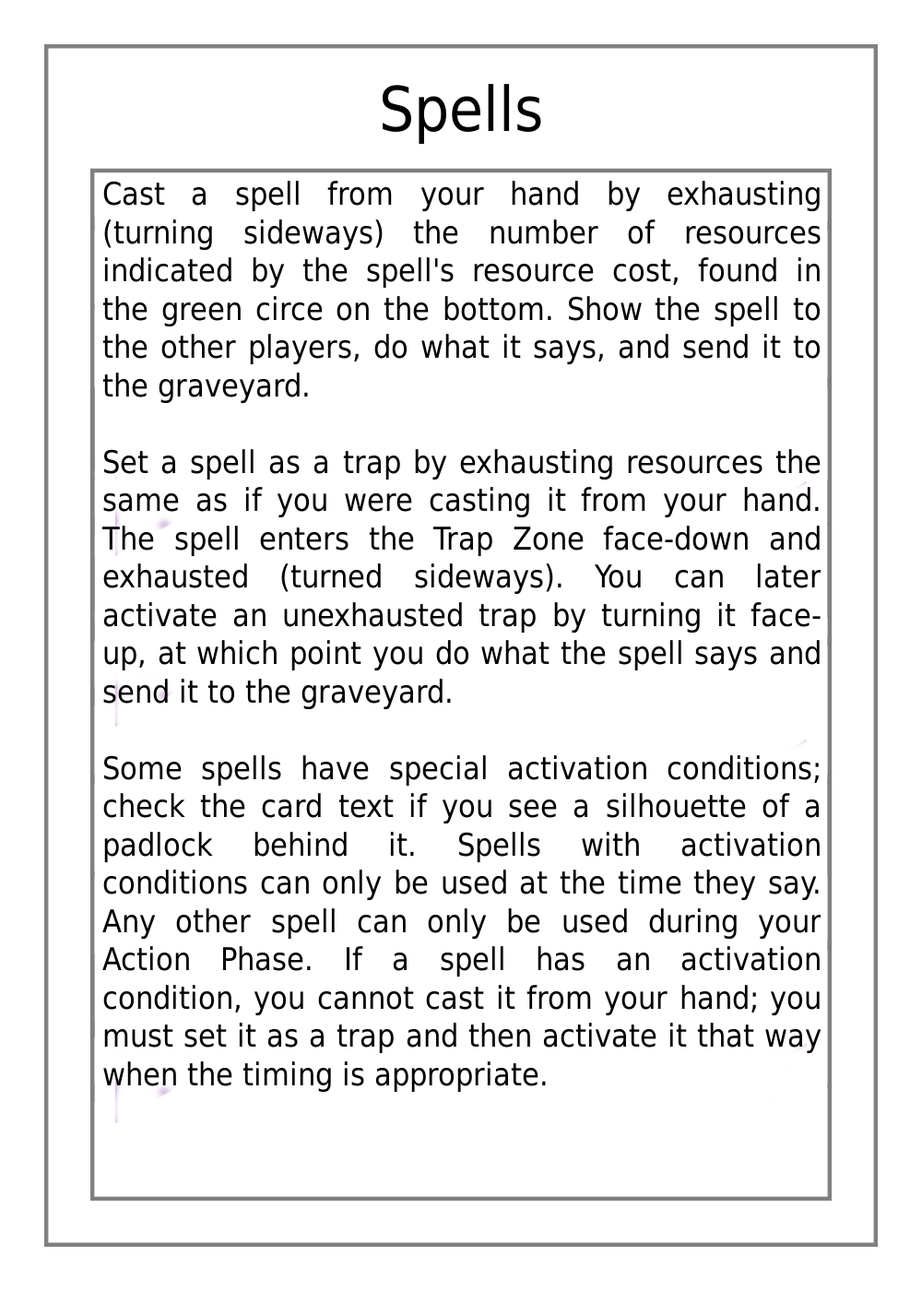
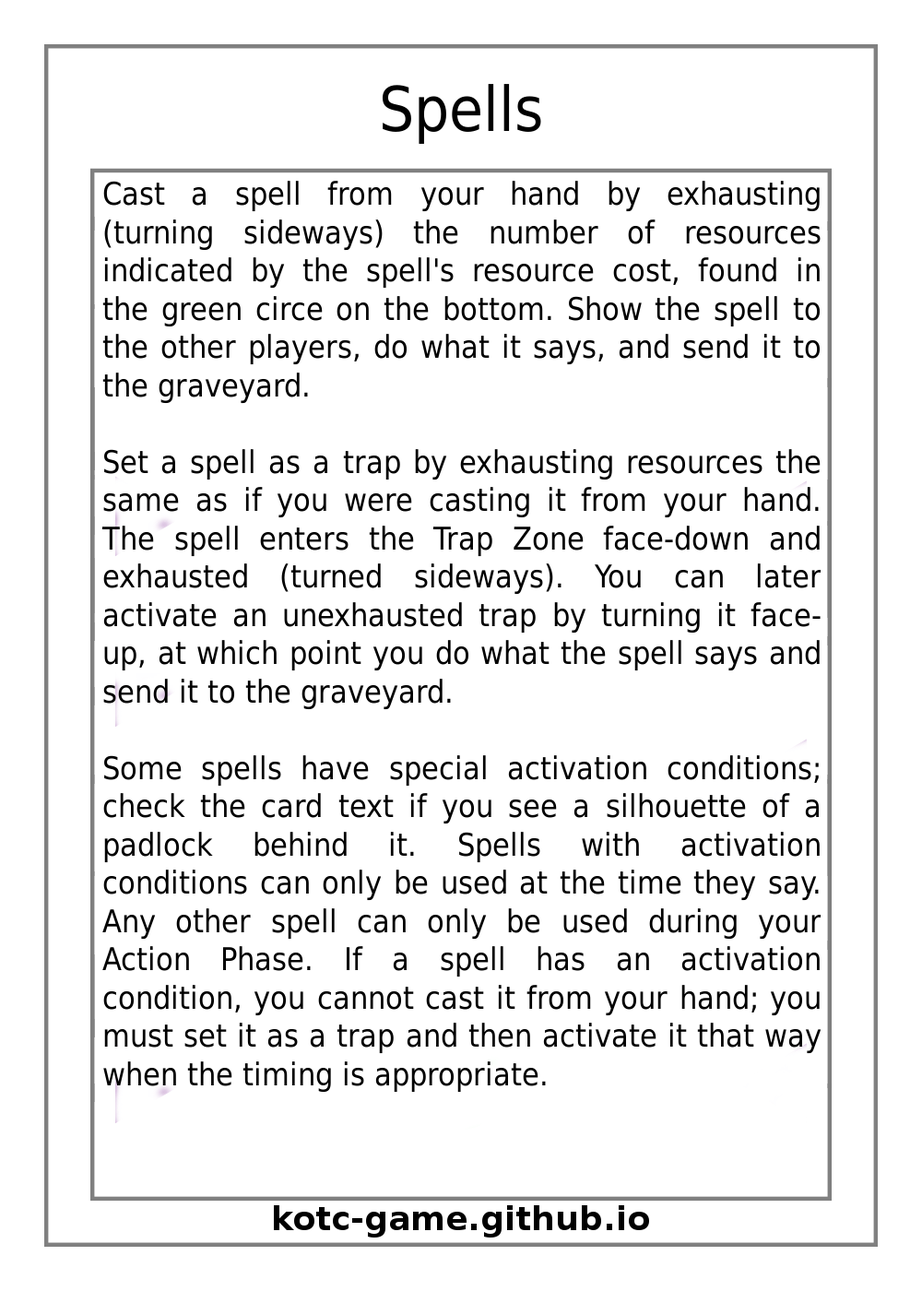
Layer changes from the first 922 x 1291 image to the second:
added layer "Website Link" above "Tip Card Template" over left=273, top=1205, right=650, bottom=1238
